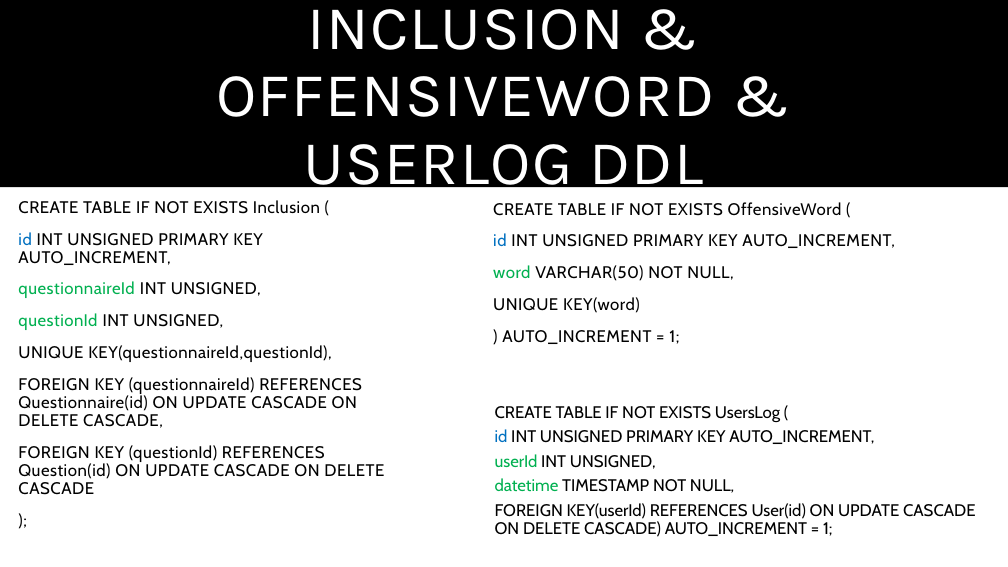
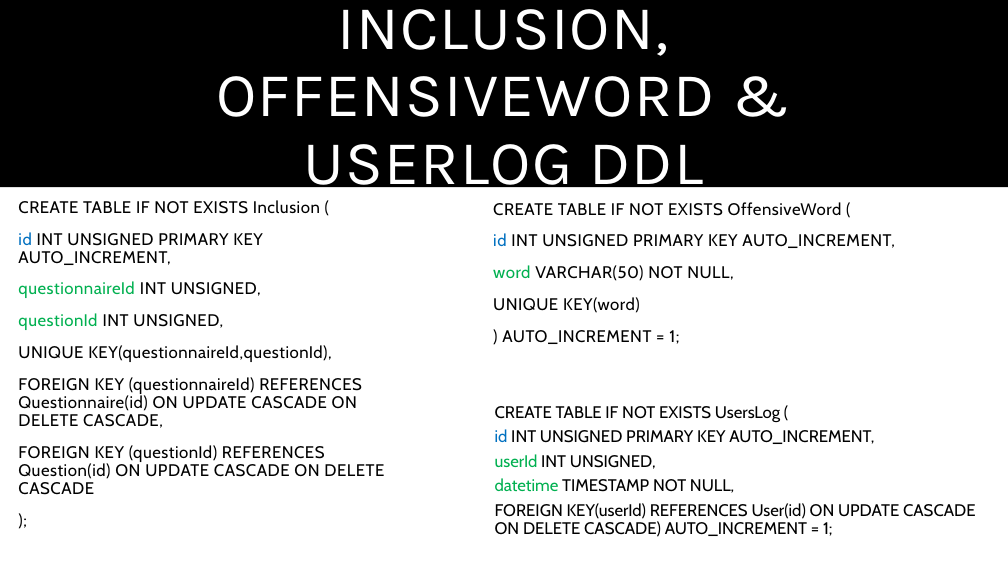
Before and after one commit to marcoPetriPolimi/db2-polimiProject-2020-2021, a slide deck: slide 13 of Presentazione.pptx. Drawn at 1008x567 pixels with LibreOffice and Linux fonts; fonts in the diff are those of the drawing. Boxes give left, top, right and bottom in pixels: in the first picture for what was removed or moved away, otherwise in the second. Text is boxed around its words. In the diff, an @@ line names an element or a change of style, - is before the commit and + after.

```diff
--- a/Presentazione.pptx
+++ b/Presentazione.pptx
@@ title at [217, 9, 715, 199]: text changed @@
-INCLUSION & OFFENSIVEWORD & USERLOG DDL
+INCLUSION, OFFENSIVEWORD & USERLOG DDL
```
Also in this commit, not shown: 13 other slides changed.
